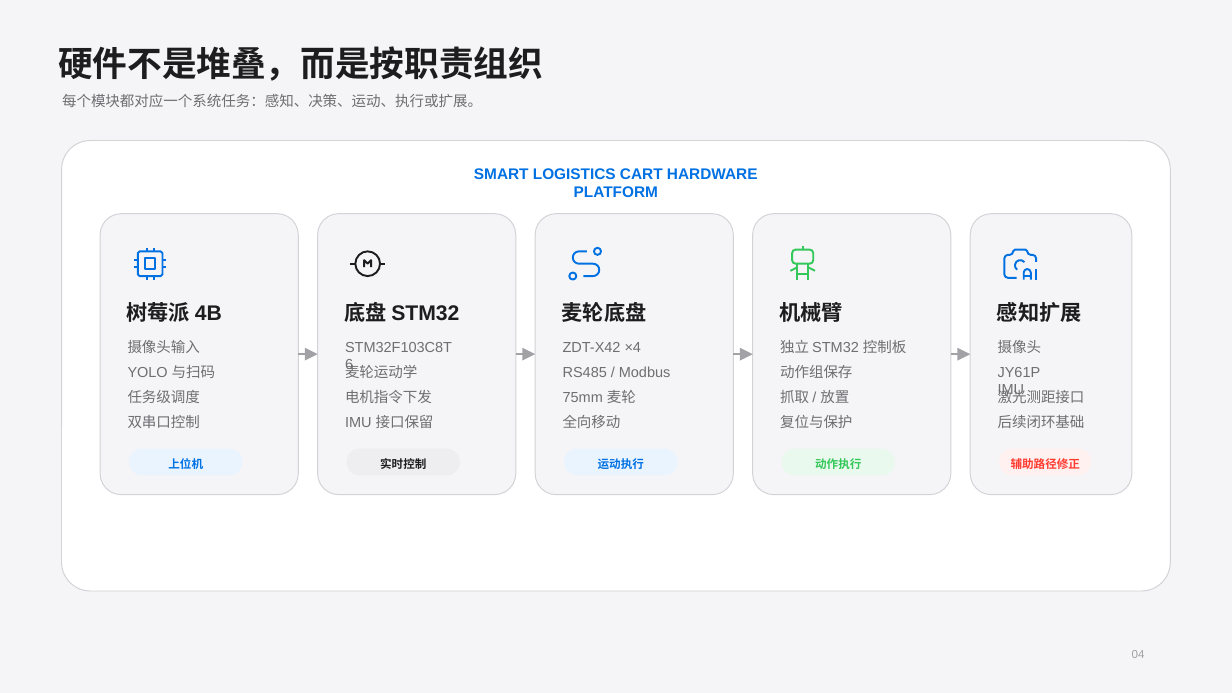
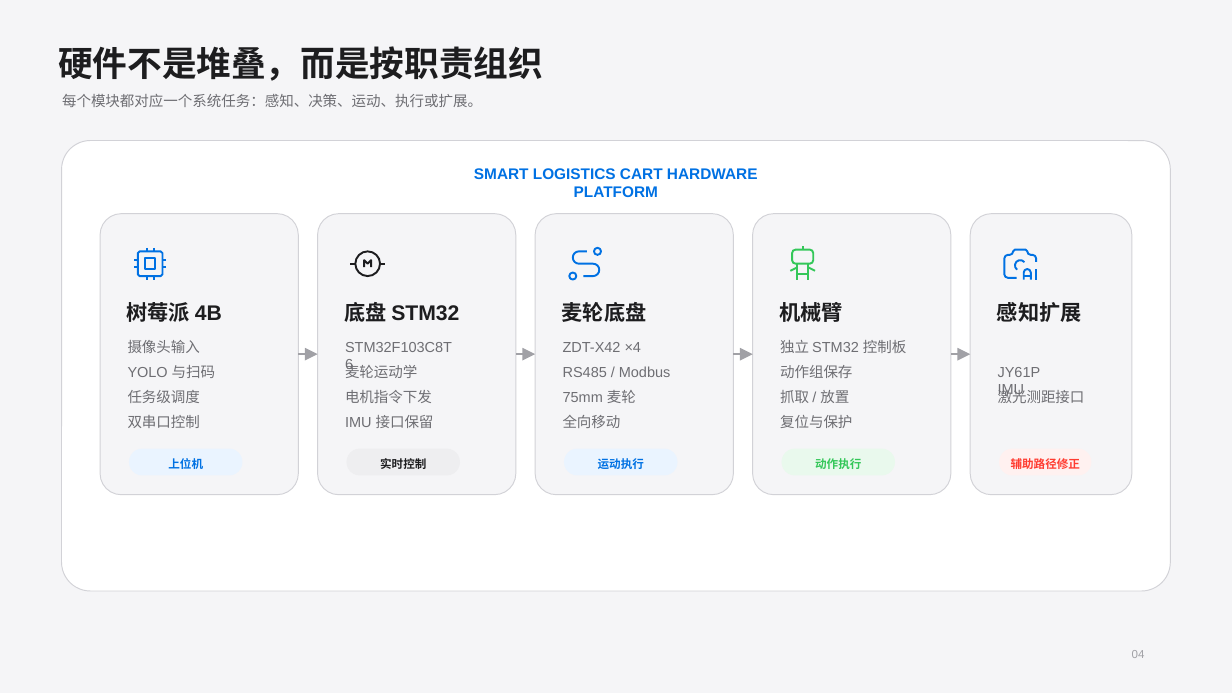
Before and after one commit to Chemcrin/IntelligentTransformCart, a slide deck: slide 4 of 汇报资料/intelligent_logistics_cart_final_20260705_205017.pptx. Drawn at 1232x693 pixels with LibreOffice and Linux fonts; fonts in the diff are those of the drawing. Boxes give left, top, right and bottom in pixels: in the first picture for what was removed or moved away, otherwise in the second. Text is boxed around its words. In the diff, an @@ line names an element or a change of style, - is before the commit and + after.

```diff
--- a/汇报资料/intelligent_logistics_cart_final_20260705_205017.pptx
+++ b/汇报资料/intelligent_logistics_cart_final_20260705_205017.pptx
@@ text removed at (998, 340, 1041, 353) @@
-摄像头
@@ text removed at (998, 415, 1085, 428) @@
-后续闭环基础
```
Also in this commit, not shown: 8 other slides changed, 2 slides added, 1 slide removed, 1 other file.
